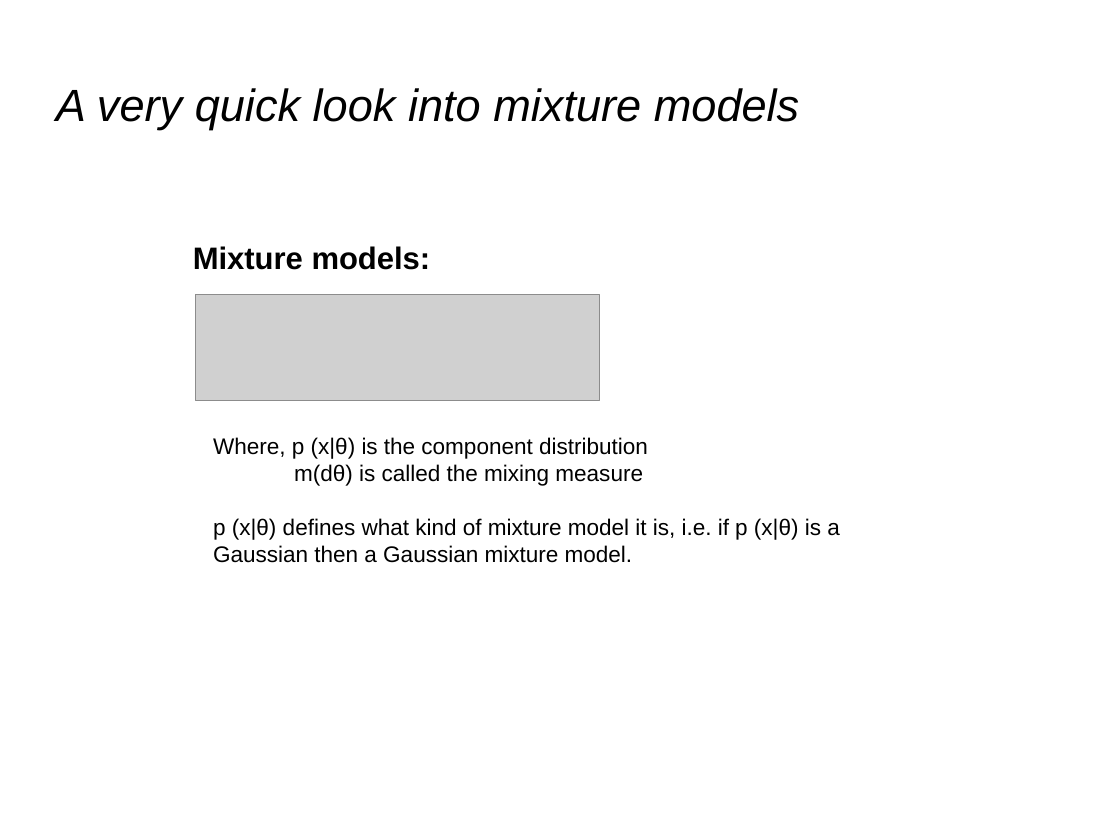
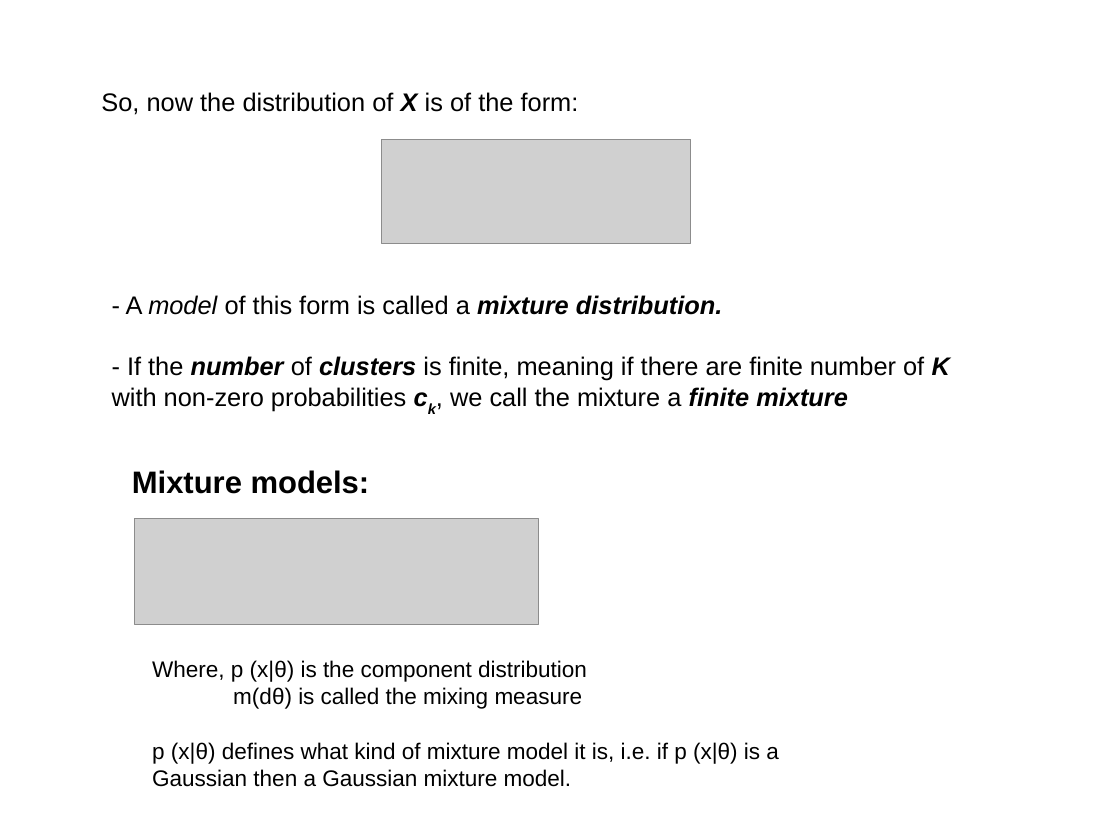
Before and after one commit to afcarl/Dirichlet_Processes, a slide deck: slide 5 of Dirichlet_process.odp (slide 4 before the commit). Drawn at 1120x840 pixels with LibreOffice and Linux fonts; fonts in the diff are those of the drawing; grey boxes stand for pictures. Boxes give left, top, right and bottom in pixels: in the first picture for what was removed or moved away, otherwise in the second. Text is boxed around its words. In the diff, an @@ line names an element or a change of style, - is before the commit and + after.

```diff
--- a/Dirichlet_process.odp
+++ b/Dirichlet_process.odp
@@ title removed at (56,88,800,130) @@
-A very quick look into mixture models
@@ text added at (101,92,579,115), 18 pt, text #000000 @@
+So, now the distribution of X is of the form:
@@ picture: place and size @@
-picture at (196,295,600,400)
+picture at (382,139,691,244)
@@ text added at (112,295,950,411), 18 pt, text #000000 @@
+- A model of this form is called a mixture distribution.
+- If the number of clusters is finite, meaning if there are finite number of K with non-zero probabilities ck, we call the mixture a finite mixture
@@ text "Mixture models:": place and size @@
-text "Mixture models:" at (193,246,431,270)
+text "Mixture models:" at (132,470,370,494)
@@ picture added at (135,518,539,624) @@
@@ text "Where, p (x|θ) is the ...": place and size @@
-text "Where, p (x|θ) is the ..." at (213,437,840,563)
+text "Where, p (x|θ) is the ..." at (152,660,779,787)
```
Also in this commit, not shown: 4 other slides changed, 4 slides added, 1 slide removed.
